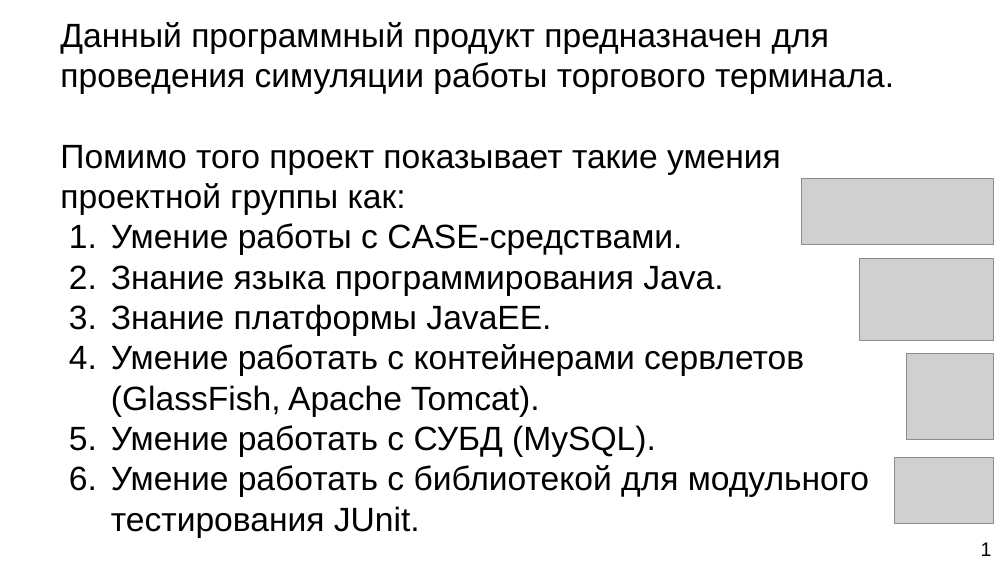
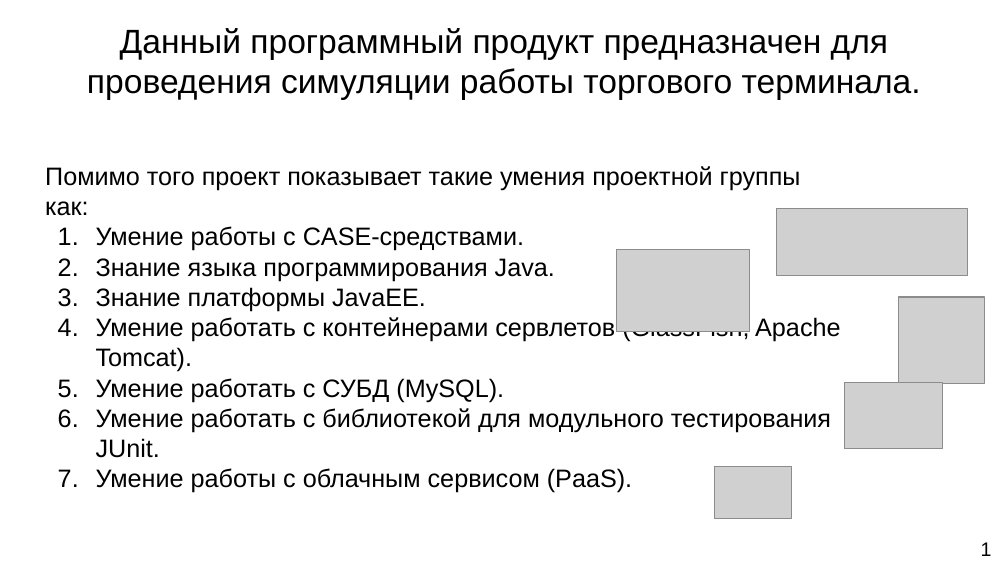
Before and after one commit to DirectoriX/TPRG-TradingTerminal, a slide deck: slide 3 of Отчёты/Торговый терминал.pptx (slide 2 before the commit). Drawn at 1008x567 pixels with LibreOffice and Linux fonts; fonts in the diff are those of the drawing; grey boxes stand for pictures; background and template pictures are left out. Boxes give left, top, right and bottom in pixels: in the first picture for what was removed or moved away, otherwise in the second. Text is boxed around its words. In the diff, an @@ line names an element or a change of style, - is before the commit and + after.

```diff
--- a/Отчёты/Торговый терминал.pptx
+++ b/Отчёты/Торговый терминал.pptx
@@ text at (60,22,894,94): paragraph removed @@
-Данный программный продукт предназначен для проведения симуляции работы торгового терминала.
@@ text added at (87,28,921,100), 24 pt, text #000000 @@
+Данный программный продукт предназначен для проведения симуляции работы торгового терминала.
@@ text "Помимо того проект показывает такие ...": place and size @@
-text "Помимо того проект показывает такие ..." at (60,22,894,497)
+text "Помимо того проект показывает такие ..." at (45,166,840,493)
@@ text at (45,166,840,458): size 24 to 18 pt in "Помимо того проект показывает такие умения проектной ...", "Умение работы с CASE-средствами.", "Знание языка программирования Java.", "Знание платформы JavaEE." and 3 more places; indent changed @@
@@ picture: place and size @@
-picture at (801,178,993,245)
+picture at (776,209,968,275)
@@ picture: place and size @@
-picture at (860,258,993,340)
+picture at (616,249,749,331)
@@ picture: place and size @@
-picture at (907,354,994,440)
+picture at (898,297,985,384)
@@ picture: place and size @@
-picture at (895,457,993,523)
+picture at (845,382,942,449)
@@ text at (96,468,632,493): paragraph added @@
+7. Умение работы с облачным сервисом (PaaS).
@@ picture added at (715,467,792,519) @@
```
Also in this commit, not shown: 11 other slides changed, 2 slides added, 1 other file.
